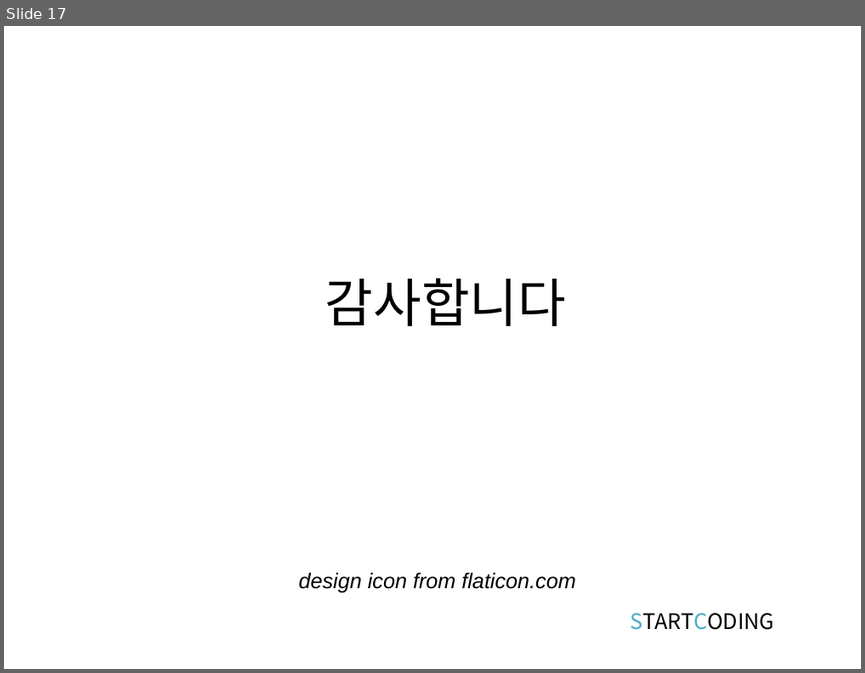
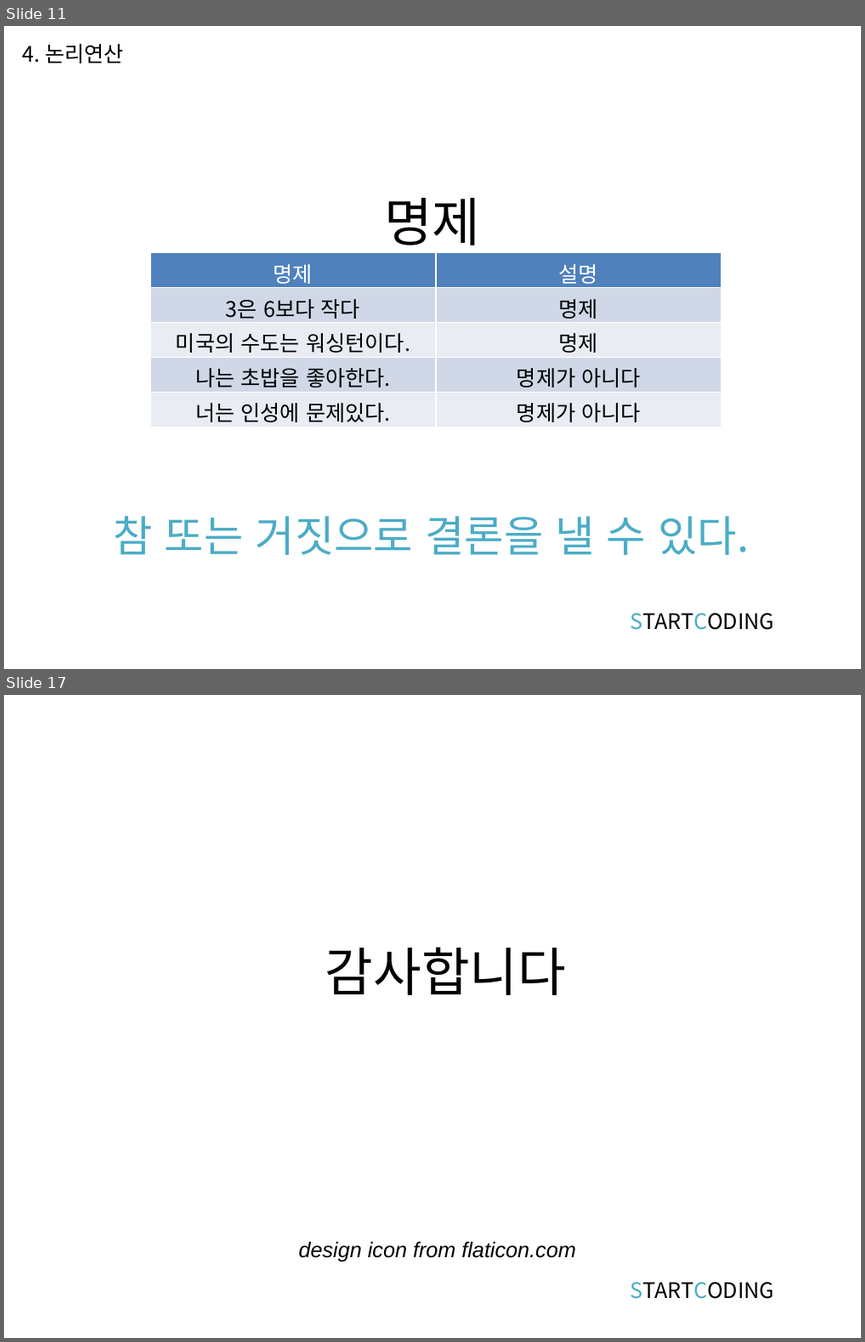
Before and after one commit to kwonkijun/python, a slide deck: 파이썬기초(PPT)/파이썬 기초 3강_연산과 연산자.pptx. Shown one above the other, each under a label of ours: slide 17 before the commit, slides 11 and 17 after it; the slides between them are not shown. The pictures are 865x673 and 865x1342 pixels, drawn with LibreOffice and Linux fonts; fonts in the diff are those of the drawing. Boxes give left, top, right and bottom in pixels: in the first picture for what was removed or moved away, otherwise in the second. Text is boxed around its words. In the diff, an @@ line names an element or a change of style, - is before the commit and + after.

```diff
--- a/파이썬기초(PPT)/파이썬 기초 3강_연산과 연산자.pptx
+++ b/파이썬기초(PPT)/파이썬 기초 3강_연산과 연산자.pptx
@@ slide 11 added at (4,26,861,669), background #FFFFFF @@
@@ text added at (23,44,124,63), 18 pt, text #000000 @@
+4. 논리연산
@@ title added at (384,198,480,255), 44 pt, text #000000 @@
+명제
@@ table added at (150,253,721,427), 5 rows, 2 columns @@
+명제 | 설명
+3은 6보다 작다 | 명제
+미국의 수도는 워싱턴이다. | 명제
+나는 초밥을 좋아한다. | 명제가 아니다
+너는 인성에 문제있다. | 명제가 아니다
@@ text added at (113,516,749,555), 36 pt, text #4BACC6 @@
+참 또는 거짓으로 결론을 낼 수 있다.
@@ text added at (630,612,774,630), 18 pt, text #000000 @@
+STARTCODING
```
Also in this commit, not shown: 2 slides changed, 13 other slides added, 14 slides removed, 9 other files.
